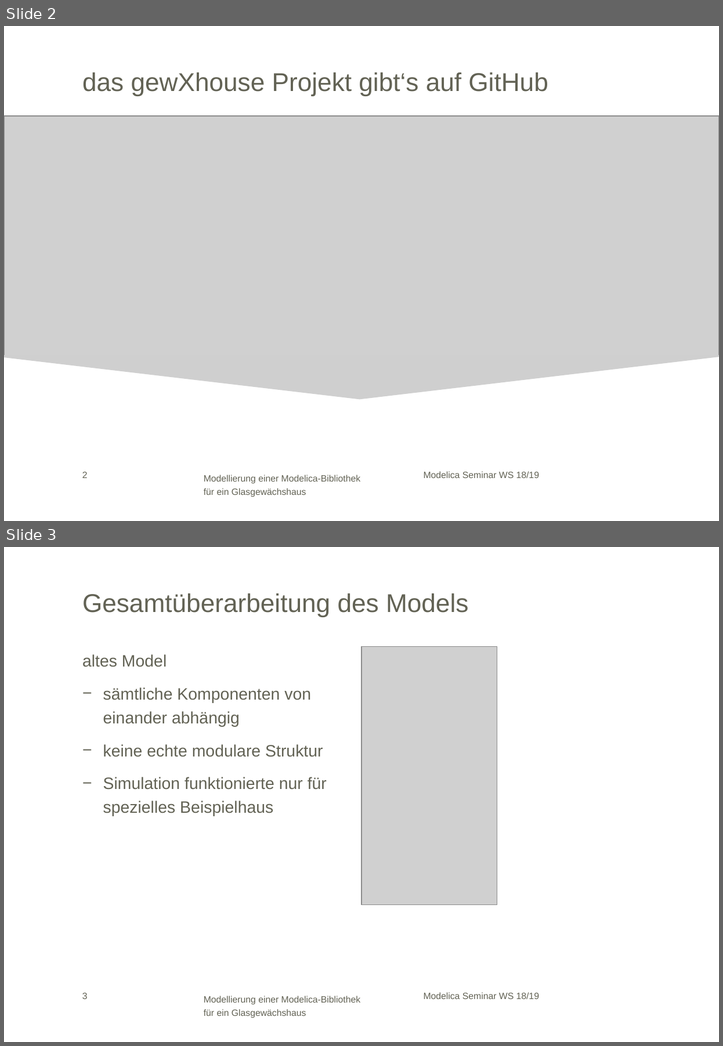
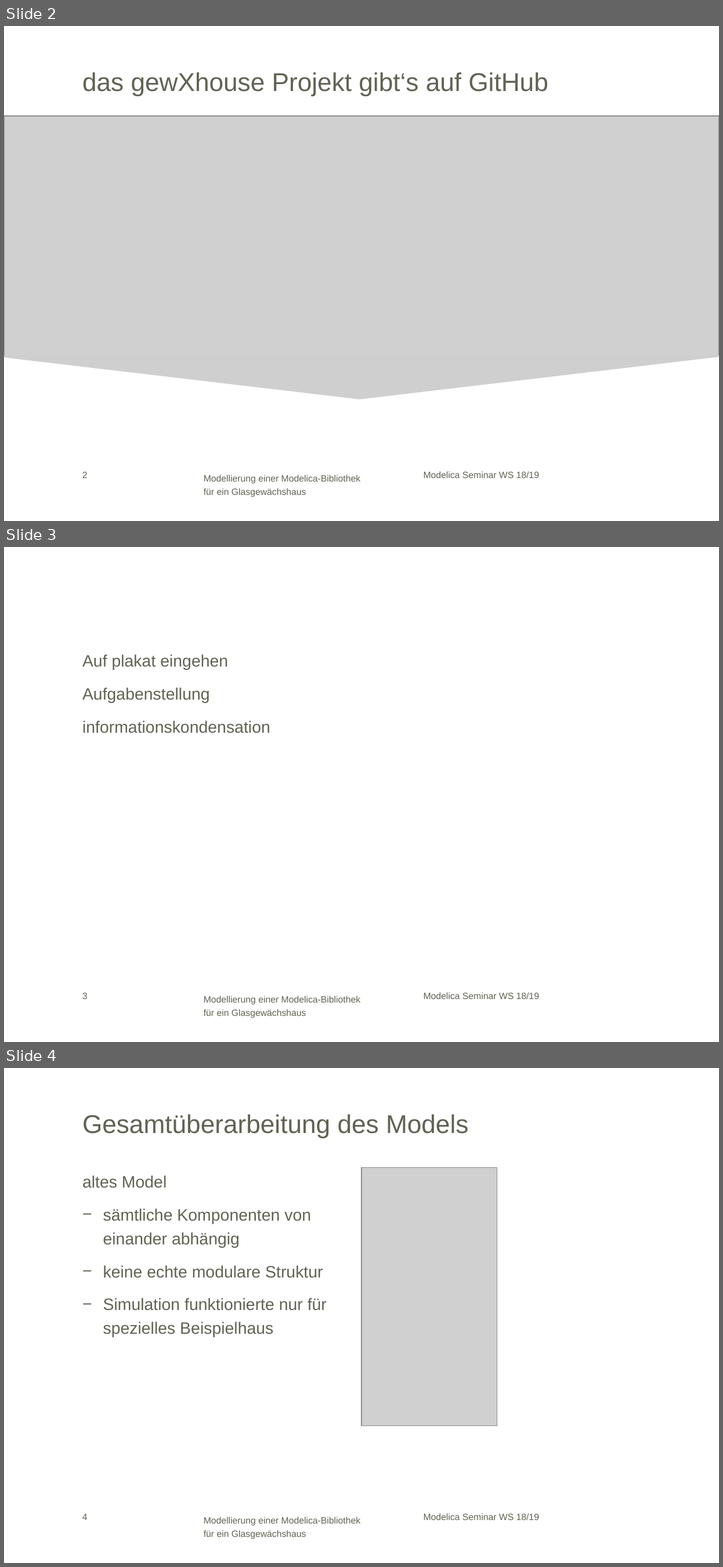
Before and after one commit to HeikoBielik/gewXhouse, a slide deck: Modelica WS 18_19_V3_edited_by_harry.pptx. Shown one above the other, each under a label of ours: slides 2 and 3 before the commit, slides 2, 3 and 4 after it. The pictures are 723x1046 and 723x1567 pixels, drawn with LibreOffice and Linux fonts; fonts in the diff are those of the drawing; grey boxes stand for pictures; background and template pictures are left out. Boxes give left, top, right and bottom in pixels: in the first picture for what was removed or moved away, otherwise in the second. Text is boxed around its words. In the diff, an @@ line names an element or a change of style, - is before the commit and + after.

```diff
--- a/Modelica WS 18_19_V3_edited_by_harry.pptx
+++ b/Modelica WS 18_19_V3_edited_by_harry.pptx
@@ slide 3 added at [4, 547, 719, 1042], background #FFFFFF; not listed: 3 template elements that a slide beside it also shows @@
@@ text added at [82, 654, 270, 733], 18 pt, text #626254 @@
+Auf plakat eingehen
+Aufgabenstellung
+informationskondensation
@@ what was slide 3 is now slide 4 @@
@@ page number at [82, 1513, 88, 1520]: text changed @@
-3
+4
```
Also in this commit, not shown: 1 other slide added, 1 slide removed, 1 other file.
